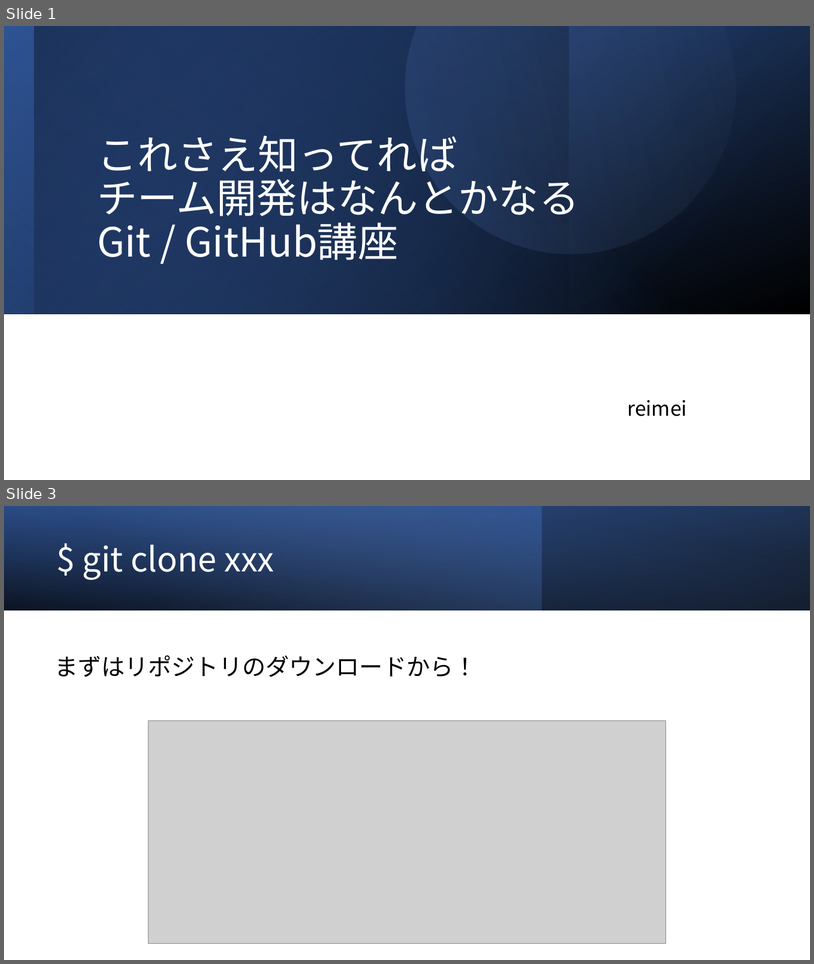
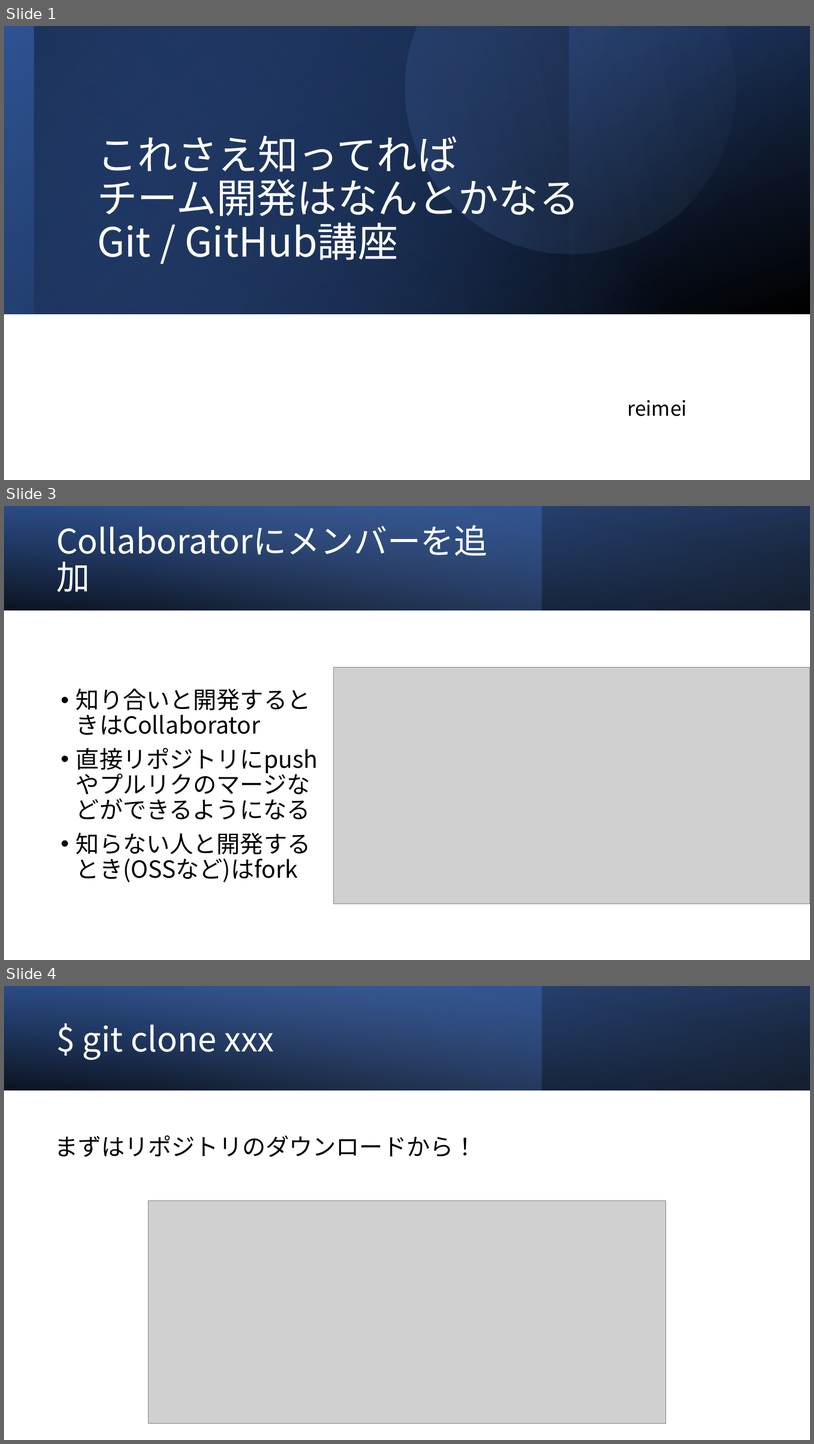
Before and after one commit to Reimei1213/LT, a slide deck: Github_For_Team_Dev/LT_Github.pptx. Shown one above the other, each under a label of ours: slides 1 and 3 before the commit, slides 1, 3 and 4 after it; the slides between them are not shown. The pictures are 814x964 and 814x1444 pixels, drawn with LibreOffice and Linux fonts; fonts in the diff are those of the drawing; grey boxes stand for pictures. Boxes give left, top, right and bottom in pixels: in the first picture for what was removed or moved away, otherwise in the second. Text is boxed around its words. In the diff, an @@ line names an element or a change of style, - is before the commit and + after.

```diff
--- a/Github_For_Team_Dev/LT_Github.pptx
+++ b/Github_For_Team_Dev/LT_Github.pptx
@@ slide 3 added at (4, 506, 810, 960), background #FFFFFF @@
@@ rectangle added at (4, 506, 810, 610), fill gradient #000000 to #2F5597 @@
@@ rectangle added at (4, 506, 542, 610), fill gradient #4472C4 to #8FAADC @@
@@ rectangle added at (4, 506, 810, 610), fill gradient #000000 to #4472C4 @@
@@ title added at (51, 522, 518, 599), 40 pt, text #FFFFFF @@
+Collaboratorにメンバーを追加
@@ picture added at (333, 667, 810, 904) @@
@@ text added at (76, 688, 318, 882), 28 pt, text #000000 @@
+• 知り合いと開発するときはCollaborator
+• 直接リポジトリにpushやプルリクのマージなどができるようになる
+• 知らない人と開発するとき(OSSなど)はfork
@@ what was slide 3 is now slide 4 @@
```
Also in this commit, not shown: 1 slide changed, 1 other file.
